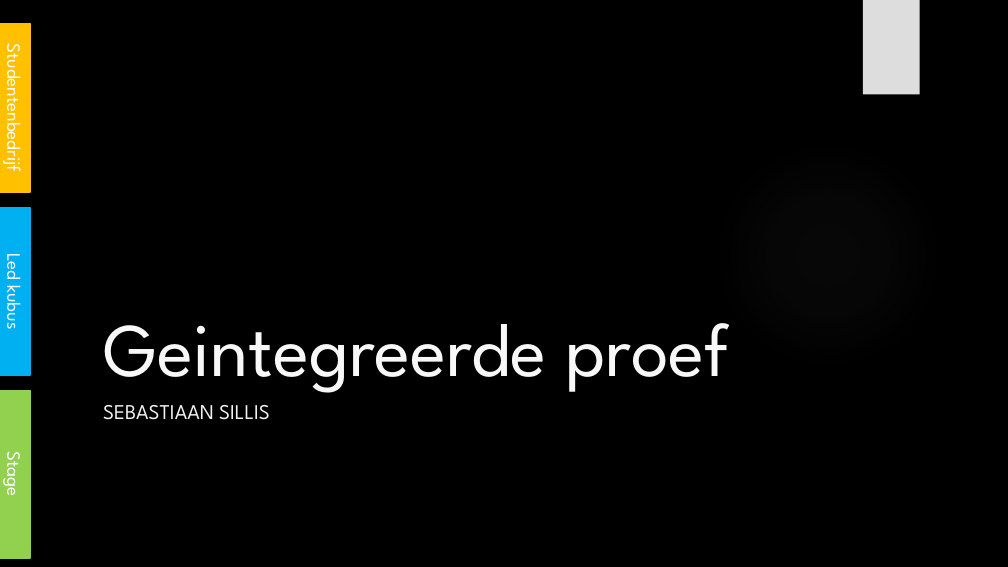
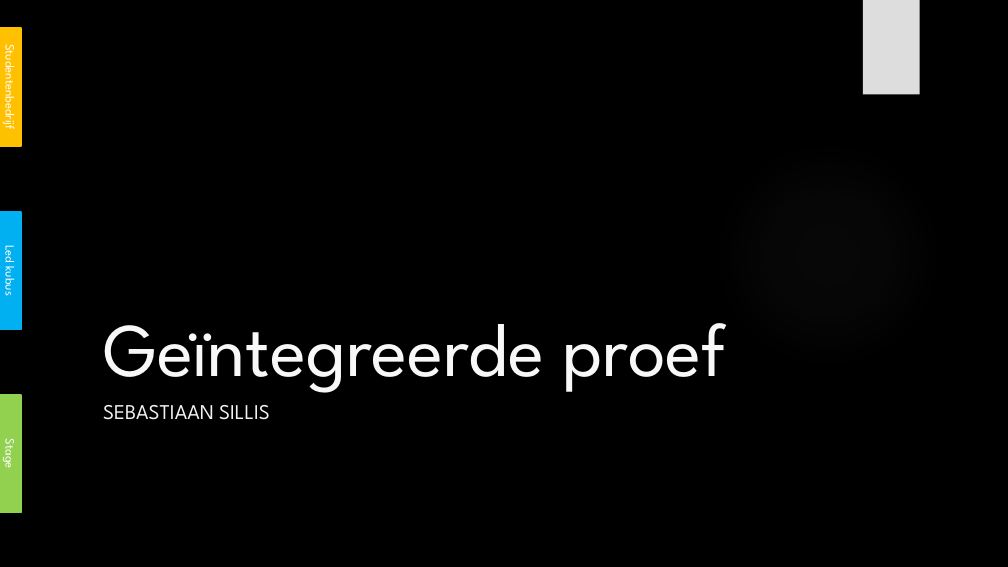
Before and after one commit to its-3ncrypt/Led_Cube_arduino, a slide deck: slide 1 of _Administratie/Presentatie GIP.pptx. Drawn at 1008x567 pixels with LibreOffice and Linux fonts; fonts in the diff are those of the drawing; background and template pictures are left out. Boxes give left, top, right and bottom in pixels: in the first picture for what was removed or moved away, otherwise in the second. Text is boxed around its words. In the diff, an @@ line names an element or a change of style, - is before the commit and + after.

```diff
--- a/_Administratie/Presentatie GIP.pptx
+++ b/_Administratie/Presentatie GIP.pptx
@@ size 18 to 12 pt in 3 elements at [0,212,21,330], [0,395,21,513], [0,28,22,146] @@
@@ rectangle "Studentenbedrijf": place and size @@
-rectangle "Studentenbedrijf" at [0,24,30,192]
+rectangle "Studentenbedrijf" at [0,28,22,146]
@@ rectangle "Led kubus": place and size @@
-rectangle "Led kubus" at [0,208,30,375]
+rectangle "Led kubus" at [0,212,21,330]
@@ title at [103,323,726,393]: text changed @@
-Geintegreerde proef
+Geïntegreerde proef
@@ rectangle "Stage": place and size @@
-rectangle "Stage" at [0,391,30,558]
+rectangle "Stage" at [0,395,21,513]
```
Also in this commit, not shown: 4 other slides changed, 2 slides added, 1 slide removed.
